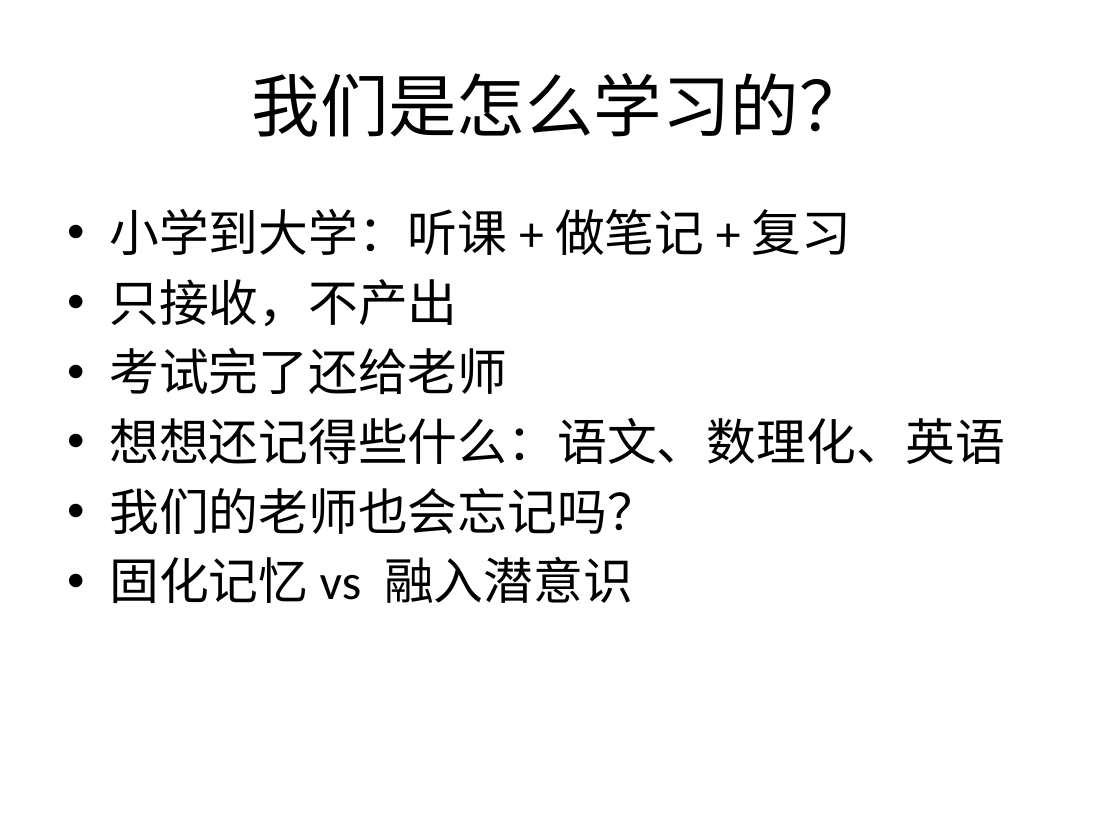
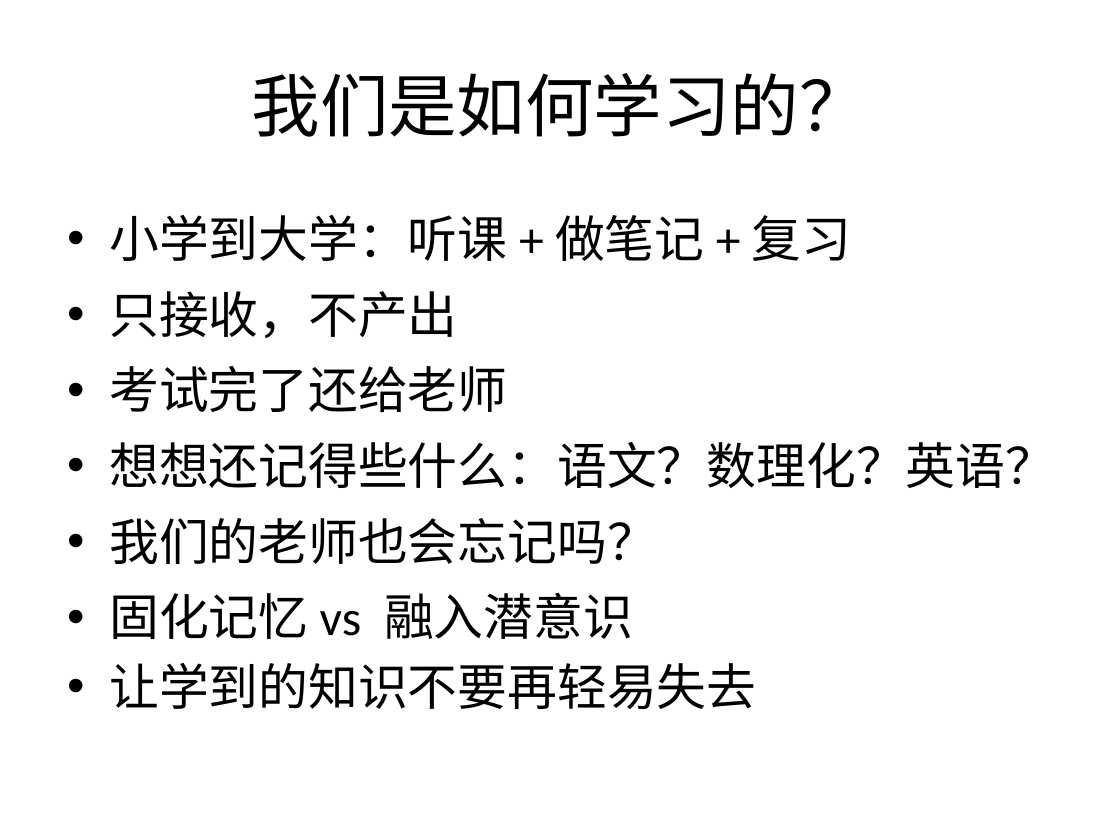
Before and after one commit to boubei-com/boubei-learn, a slide deck: slide 2 of doc/9.Demo的力量.pptx. Drawn at 1120x840 pixels with LibreOffice and Linux fonts; fonts in the diff are those of the drawing. Boxes give left, top, right and bottom in pixels: in the first picture for what was removed or moved away, otherwise in the second. Text is boxed around its words. In the diff, an @@ line names an element or a change of style, - is before the commit and + after.

```diff
--- a/doc/9.Demo的力量.pptx
+++ b/doc/9.Demo的力量.pptx
@@ title at <box>252,73,868,137</box>: text changed @@
-我们是怎么学习的？
+我们是如何学习的？
@@ text at <box>109,215,852,639</box>: line spacing 1 to 1.1 @@
@@ text at <box>109,442,1055,488</box>: text changed @@
-• 想想还记得些什么：语文、数理化、英语
+• 想想还记得些什么：语文？数理化？英语？
@@ text at <box>109,663,756,709</box>: paragraph added @@
+• 让学到的知识不要再轻易失去
```
Also in this commit, not shown: 5 other slides changed, 1 slide added, 1 slide removed, 10 other files.
